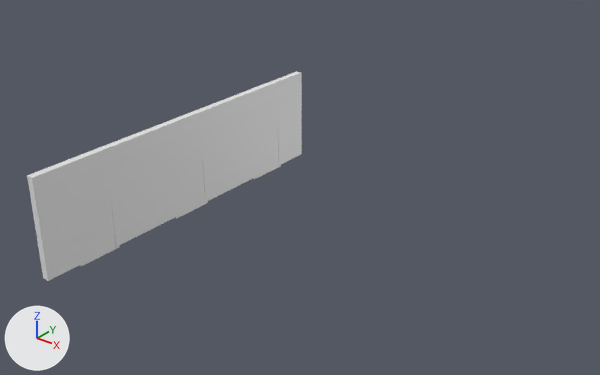
What one commit did to the FBX model Project_Alpha/Content/Grafika/Objekty/místnost/kajuty/kajuta_01.fbx.
The view is the same before and after, from a 50 mm lens placed at (22.3, -24.0, 17.5), pointed at (2.6, 0.6, 2.2). Lighting does not change. The marker at lower left points along +X, +Y and +Z. Where no turn or scale is listed for an object, it has been applied to the vertices.

The older version as bpy lines, for what is in view:
```python
me_cube_008 = bpy.data.meshes.new('Cube.008')
me_cube_008.from_pydata(...)  # 78 vertices, 42 faces; spans x -2.9..13.4, y -8.6..7.2, z 0.0..4.5
# faces by material slot: [33, 9]
me_cube_008.materials.append(mat_material_009)  # white #e7e7e7
me_cube_008.materials.append(mat_material_010)  # white #e7e7e7
ob_cube_004 = bpy.data.objects.new('Cube.004', me_cube_008)
ob_cube_004.location = (0.0, 0.0, 0.0)
```
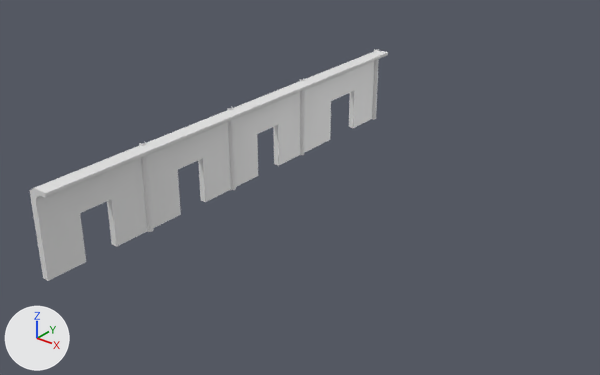
The change in detail:
me_cube_008 is used by ob_cube_004; location (0.0, 0.0, 0.0).
me_cube_008 had 78 vertices, 42 faces and spanned x -2.9..13.4, y -8.6..7.2, z 0.0..4.5.
me_cube_008 now has 217 vertices, 128 faces and spans x -2.9..-1.8, y -8.6..14.0, z 0.1..4.2.
me_cube_008 part 1: a new loose piece of 24 vertices spanning x -2.5..-2.4, y 7.1..7.3, z 0.1..4.2, in mat_material_010 (white #e7e7e7).
me_cube_008 part 2: a new loose piece of 24 vertices spanning x -2.5..-2.4, y 1.8..2.1, z 0.1..4.2, in mat_material_010 (white #e7e7e7).
me_cube_008 part 3: a new loose piece of 24 vertices spanning x -2.5..-2.4, y -3.5..-3.2, z 0.1..4.2, in mat_material_010 (white #e7e7e7).
me_cube_008 part 4: a new loose piece of 24 vertices spanning x -2.6..-2.4, y 13.7..14.0, z 0.1..4.2, in mat_material_010 (white #e7e7e7).
me_cube_008 part 5: the loose piece of 8 vertices spanning x -2.7..-2.6, y 3.5..5.5, z 0.0..2.4 is deleted.
me_cube_008 part 6: the loose piece of 8 vertices spanning x -2.7..-2.6, y -1.7..0.3, z 0.0..2.4 is deleted.
me_cube_008 part 7: the loose piece of 8 vertices spanning x -2.7..-2.6, y -7.0..-5.0, z 0.0..2.4 is deleted.
Part 8, on me_cube_008:
14 vertices are removed from x -2.9..-2.5, y -8.6..1.9, z 0.1..4.5.
15 faces are deleted.
2 vertices move from x -2.9..-2.5, y 7.2, z 4.5 to x -2.9..-2.5, y 9.7, z 0.1.
87 vertices are added at x -2.9..-1.8, y -8.6..14.0, z 0.1..4.1.
38 new faces join them, mat_material_010 (white #e7e7e7).
37 new faces join them, mat_material_009 (white #e7e7e7).

Location of each change, [x1, y1, x2, y2] in pixels of the pictures (600 x 375 px):
'Cube.004', reshaped
    before: [27, 71, 302, 281]
    after: [29, 49, 388, 281]
part 1 of me_cube_008, added
    after: [300, 78, 305, 155]
part 2 of me_cube_008, added
    after: [227, 107, 236, 190]
part 3 of me_cube_008, added
    after: [139, 141, 153, 232]
part 4 of me_cube_008, added
    after: [372, 49, 379, 119]
part 5 of me_cube_008, deleted
    before: [253, 125, 281, 179]
part 6 of me_cube_008, deleted
    before: [175, 159, 208, 219]
part 7 of me_cube_008, deleted
    before: [79, 200, 120, 266]
part 8 of me_cube_008, built on
    before: [27, 71, 302, 266]
    after: [29, 50, 388, 266]
